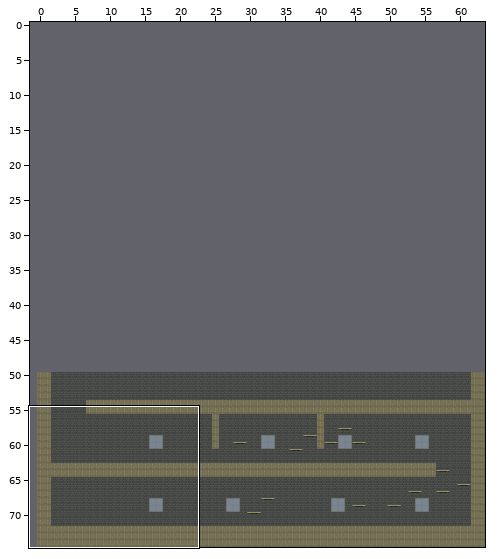
Two versions of a level (Tiled map, Tiled/Maps/2_Animal_pound/level_2_story.tmx). The picture above shows the old version from afar; the outline marks the close-up.
Close-up. Before the edit:
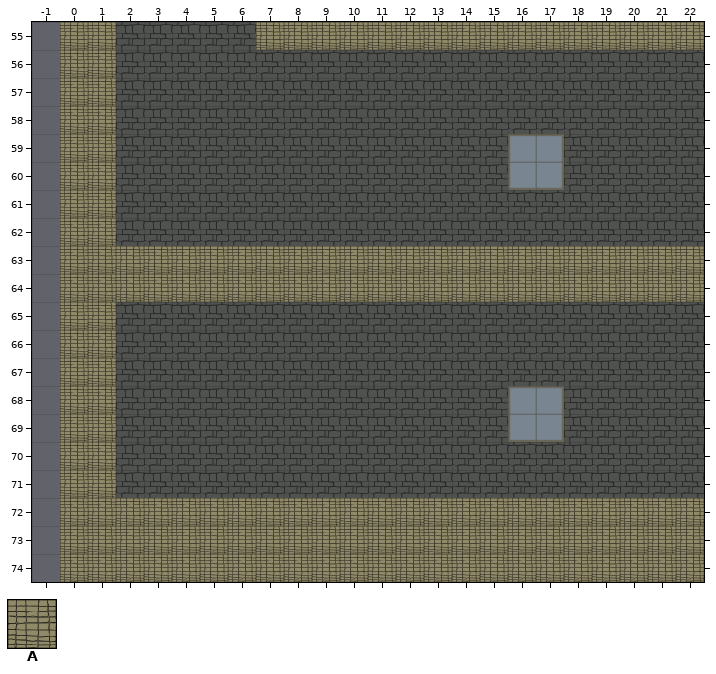
Cells are 128x128 px. Shown: x -1..22, y 55..74. The commit also changed other parts of the map, which this record leaves out. The old version is drawn lined up with the new one.
Key: from "tileset_animal_pound": A 17 "ground2".
_ is an empty cell.
Layers that did not change in this view are not listed.
Layer "Platform" before, first column x -1:
55 _AA_____AAAAAAAAAAAAAAAA
56 _AA_____________________
57 _AA_____________________
58 _AA_____________________
59 _AA_____________________
60 _AA_____________________
61 _AA_____________________
62 _AA_____________________
63 _AAAAAAAAAAAAAAAAAAAAAAA
64 _AAAAAAAAAAAAAAAAAAAAAAA
65 _AA_____________________
66 _AA_____________________
67 _AA_____________________
68 _AA_____________________
69 _AA_____________________
70 _AA_____________________
71 _AA_____________________
72 _AAAAAAAAAAAAAAAAAAAAAAA
73 _AAAAAAAAAAAAAAAAAAAAAAA
74 _AAAAAAAAAAAAAAAAAAAAAAA
The same view after the edit:
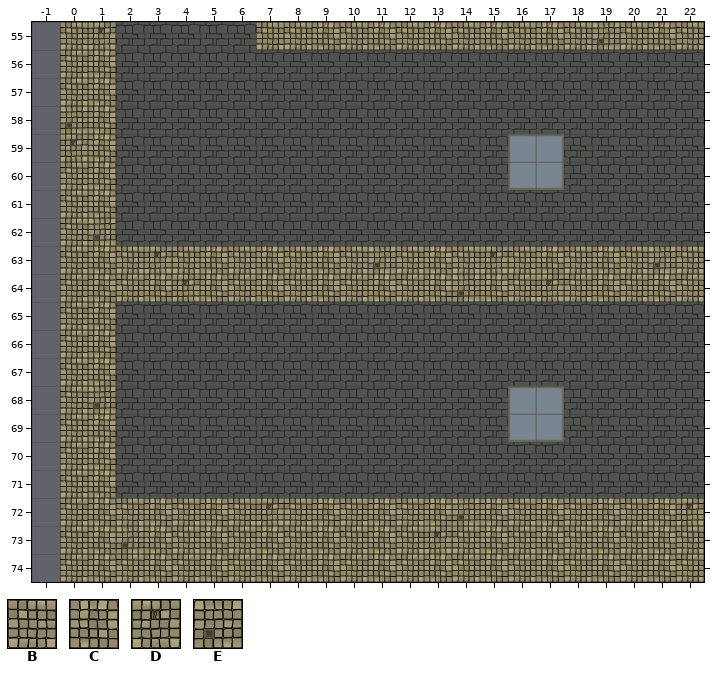
Further tiles: from "tileset_animal_pound": B 21 "ground3", C 22 "ground3_B", D 24 "ground3_C", E 25 "ground3_D".
From the commit log: new ground tiles for world 2
Difference:
map size 200x25 -> 64x75 cells (old content now starts at -3,50; both pictures use the new coordinates)
Layer "Platform":
y 55: x 0..1 AA -> BD; x 7..22 AAAAAAAAAAAAAAAA -> BBCBCBCBCBCBEBCB
y 56..57: x 0..1 AA -> BC
y 58: x 0..1 AA -> EC
y 59: x 0..1 AA -> DC
y 60..61: x 0..1 AA -> BC
y 62: x 0..1 AA -> BE
y 63: x 0..22 AAAAAAAAAAAAAAAAAAAAAAA -> BCBDBCBCBCBEBCBDBCBCBEB
y 64: x 0..22 AAAAAAAAAAAAAAAAAAAAAAA -> BCBCDCBCBCBCBCECBDBCBCB
y 65..67: x 0..1 AA -> BC
y 68: x 0..1 AA -> BE
y 69..71: x 0..1 AA -> BC
y 72: x 0..22 AAAAAAAAAAAAAAAAAAAAAAA -> BCBCBCBDBCBCBCECBCBCBCD
y 73: x 0..22 AAAAAAAAAAAAAAAAAAAAAAA -> BCECBCBCBCBCBDBCBCBCBCB
y 74: x 0..22 AAAAAAAAAAAAAAAAAAAAAAA -> BCBCBCBCBCBCBCBCBCBCBCB
Where, in picture pixels (left, top, right, bottom), the same in both close-ups:
changed: (60, 22, 704, 582)
